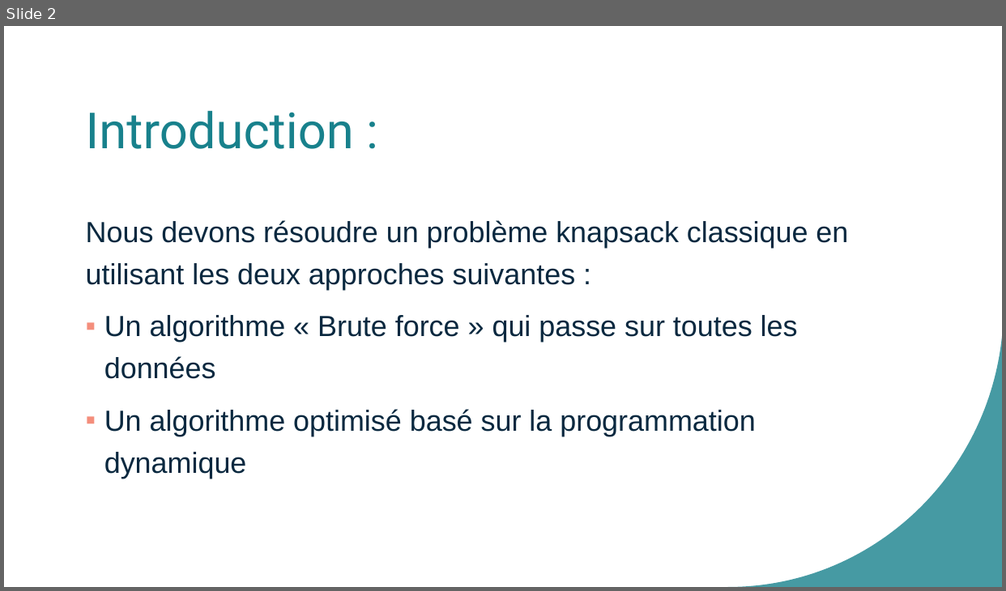
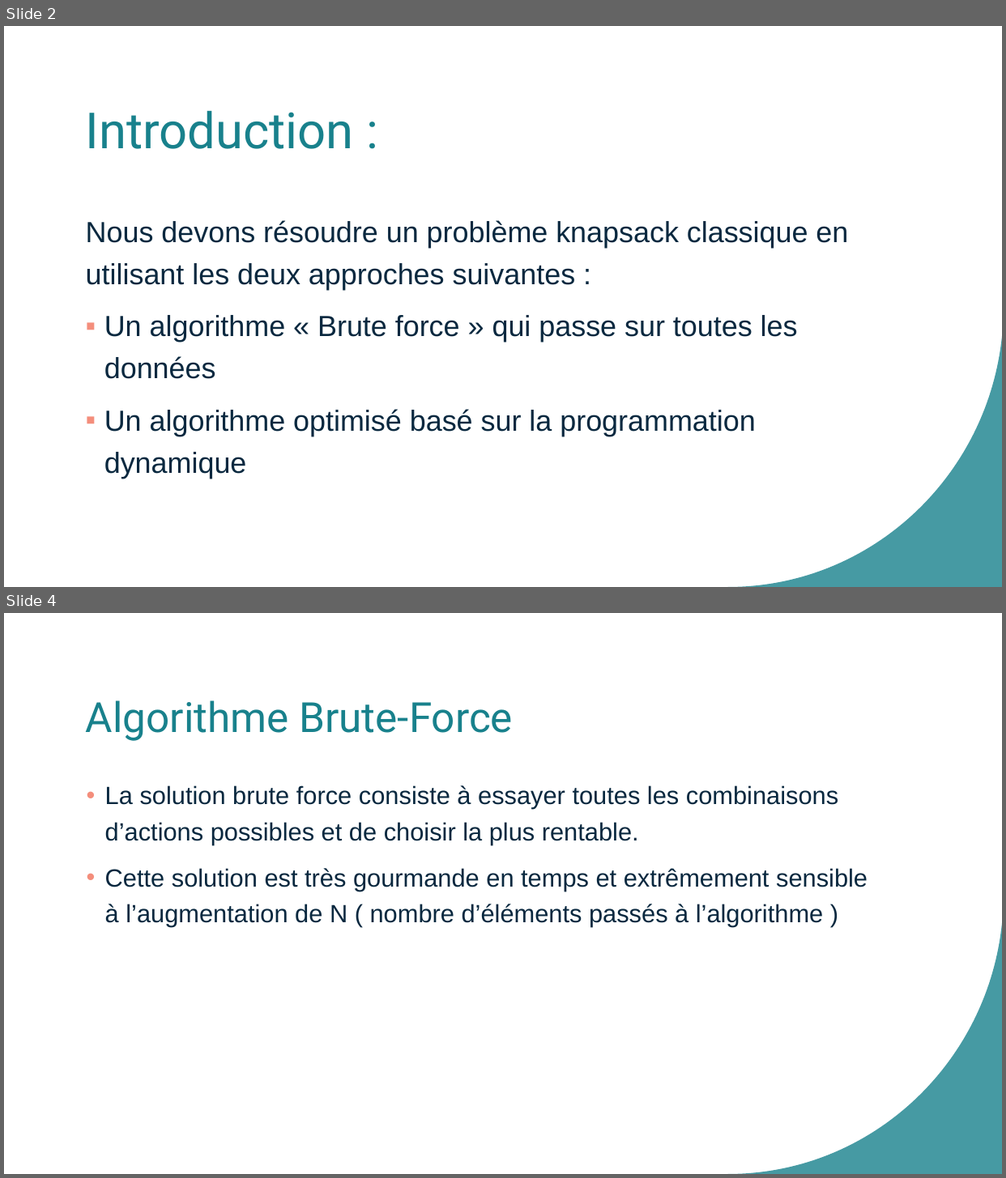
Before and after one commit to AlexandreDuthil/OC_P7, a slide deck: Présentation1.pptx. Shown one above the other, each under a label of ours: slide 2 before the commit, slides 2 and 4 after it; the slides between them are not shown. The pictures are 1006x591 and 1006x1178 pixels, drawn with LibreOffice and Linux fonts; fonts in the diff are those of the drawing. Boxes give left, top, right and bottom in pixels: in the first picture for what was removed or moved away, otherwise in the second. Text is boxed around its words. In the diff, an @@ line names an element or a change of style, - is before the commit and + after.

```diff
--- a/Présentation1.pptx
+++ b/Présentation1.pptx
@@ slide 4 added at (4, 613, 1002, 1174), background #FFFFFF; not listed: 1 template element that a slide beside it also shows @@
@@ title added at (86, 700, 513, 741), 40 pt, text #18818C @@
+Algorithme Brute-Force
@@ text added at (105, 786, 867, 927), 24 pt, text #09283F @@
+• La solution brute force consiste à essayer toutes les combinaisons d’actions possibles et de choisir la plus rentable.
+• Cette solution est très gourmande en temps et extrêmement sensible à l’augmentation de N ( nombre d’éléments passés à l’algorithme )
```
Also in this commit, not shown: 1 slide changed, 9 other slides added, 1 other file.
